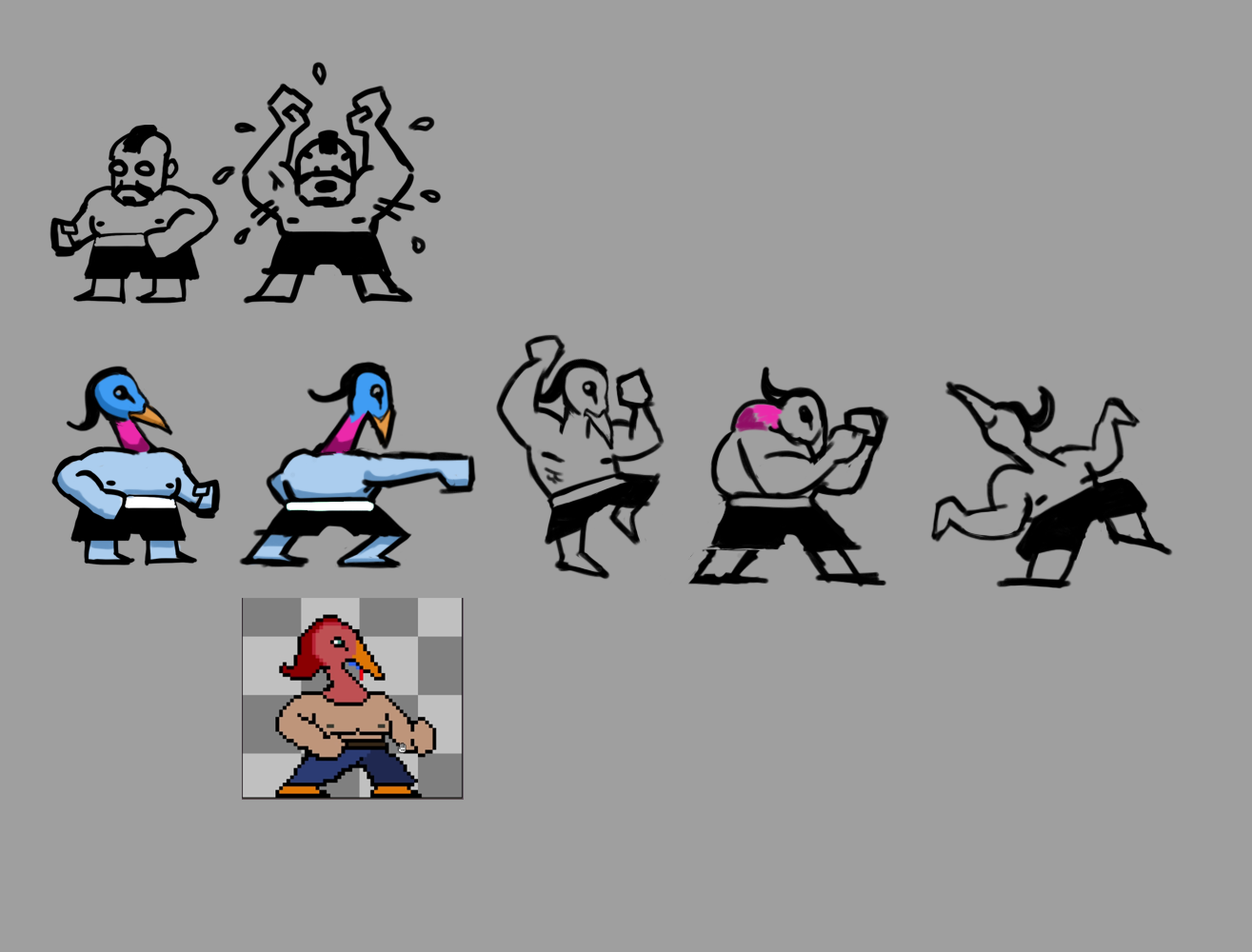
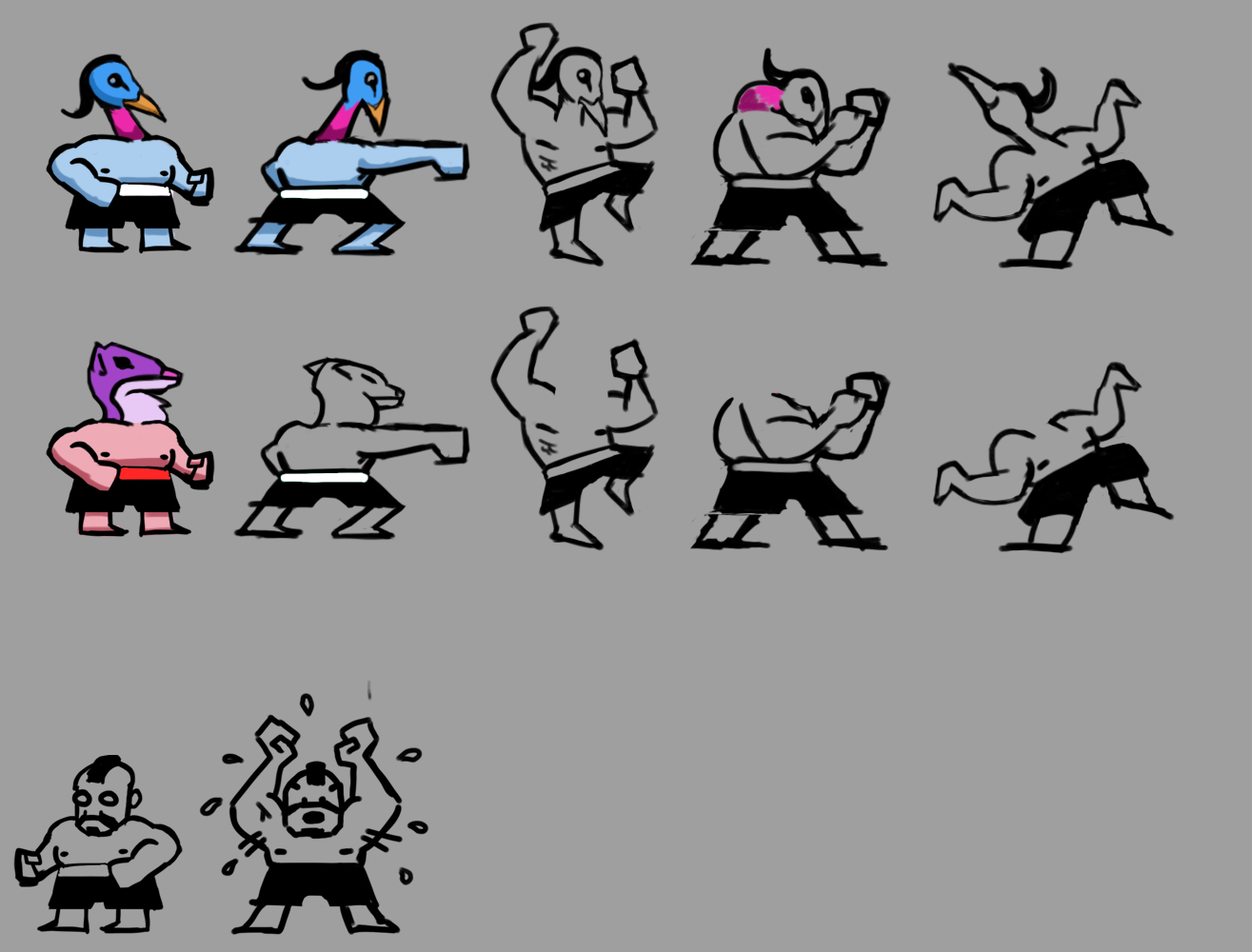
Layered file, before and after one edit (1252x952). Changes by layer:
removed layer "Layer 7" over (241, 597, 464, 800)
removed layer "Layer 9" over (494, 334, 1174, 590)
removed layer "Layer 2 copy 2" (1st of 2) over (51, 360, 476, 570)
added group "Group 1" with 5 layers above "Layer 0" over (13, 21, 1175, 935)
added layer "Enemy" in group "Group 1" over (45, 305, 1175, 702)
renamed "Layer 5" to "MainChara", moved it into group "Group 1", painted on it over (45, 21, 1175, 271)
removed layer "Layer 4" over (211, 61, 442, 304)
added layer "Man" in group "Group 1" over (13, 692, 430, 935)
renamed "Layer 8" to "Color", moved it into group "Group 1", painted on it over (45, 56, 474, 569)
removed layer "Layer 2 copy 2" (2nd of 2) over (49, 124, 219, 305)
